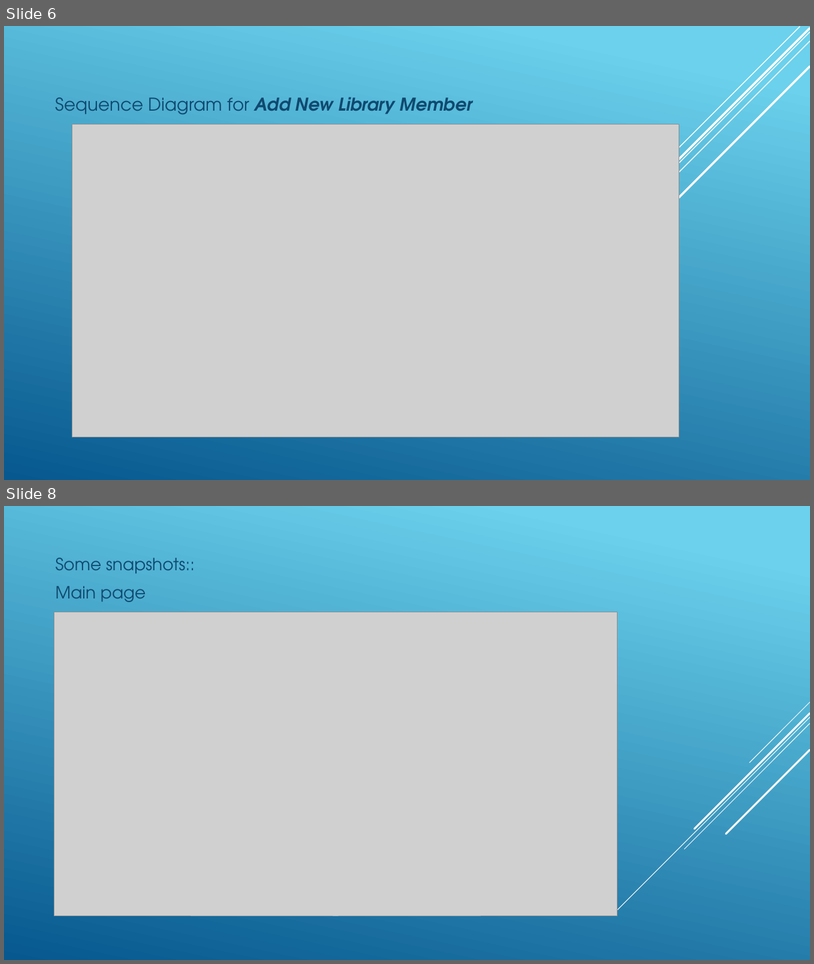
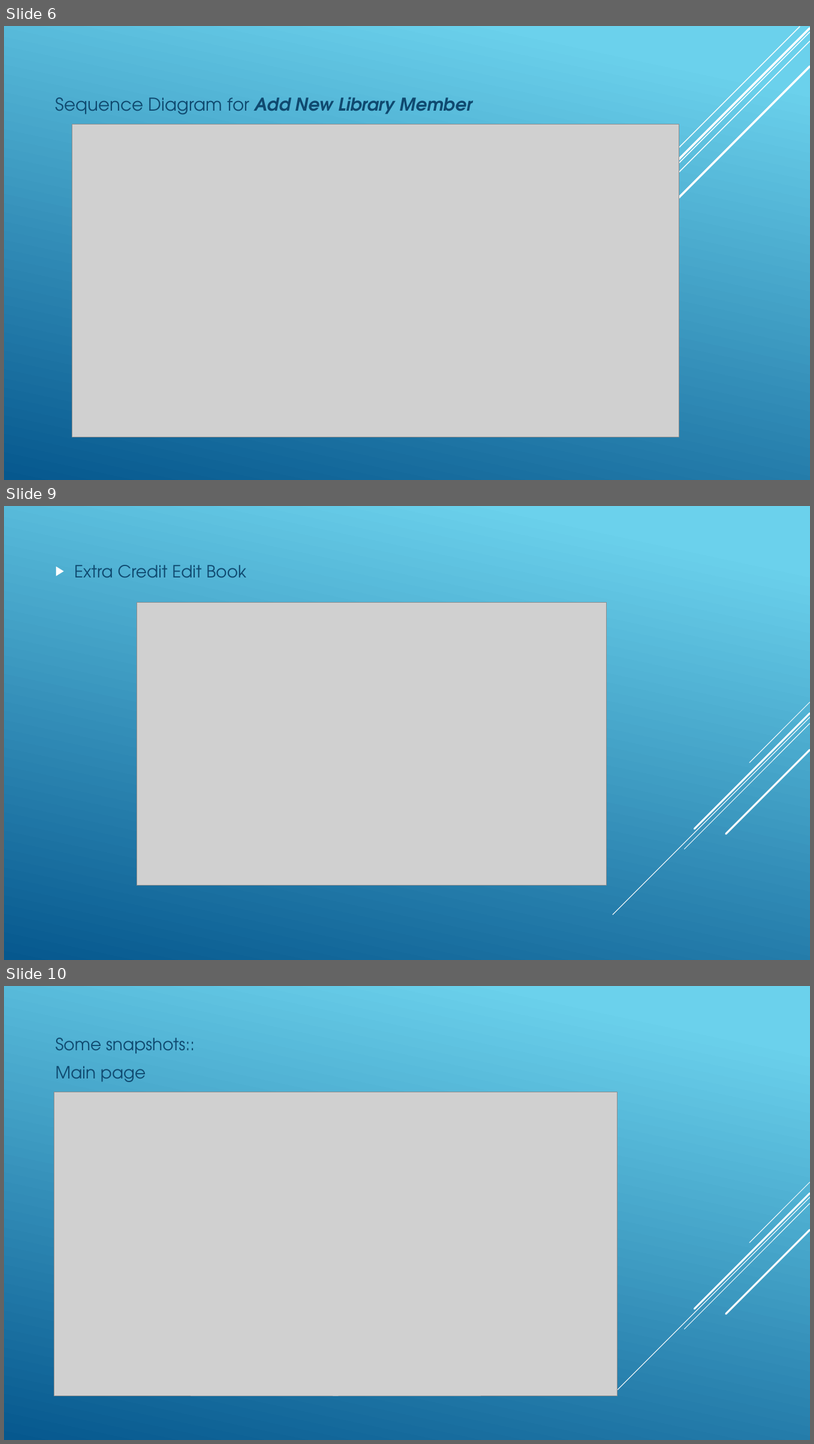
Before and after one commit to lokeshbhattarai/library-management-system, a slide deck: src/docs/slides.pptx. Shown one above the other, each under a label of ours: slides 6 and 8 before the commit, slides 6, 9 and 10 after it; the slides between them are not shown. The pictures are 814x964 and 814x1444 pixels, drawn with LibreOffice and Linux fonts; fonts in the diff are those of the drawing; grey boxes stand for pictures. Boxes give left, top, right and bottom in pixels: in the first picture for what was removed or moved away, otherwise in the second. Text is boxed around its words. In the diff, an @@ line names an element or a change of style, - is before the commit and + after.

Commit message:
Slide change

```diff
--- a/src/docs/slides.pptx
+++ b/src/docs/slides.pptx
@@ slide 9 added at bbox=[4, 506, 810, 960], background gradient #6ED2EB to #06588E; not listed: 5 template elements that a slide beside it also shows @@
@@ text added at bbox=[74, 565, 246, 577], 20 pt, text #0F496F @@
+▶ Extra Credit Edit Book
@@ picture added at bbox=[137, 603, 607, 885] @@
@@ what was slide 8 is now slide 10 @@
```
Also in this commit, not shown: 1 slide changed, 1 other slide added.
